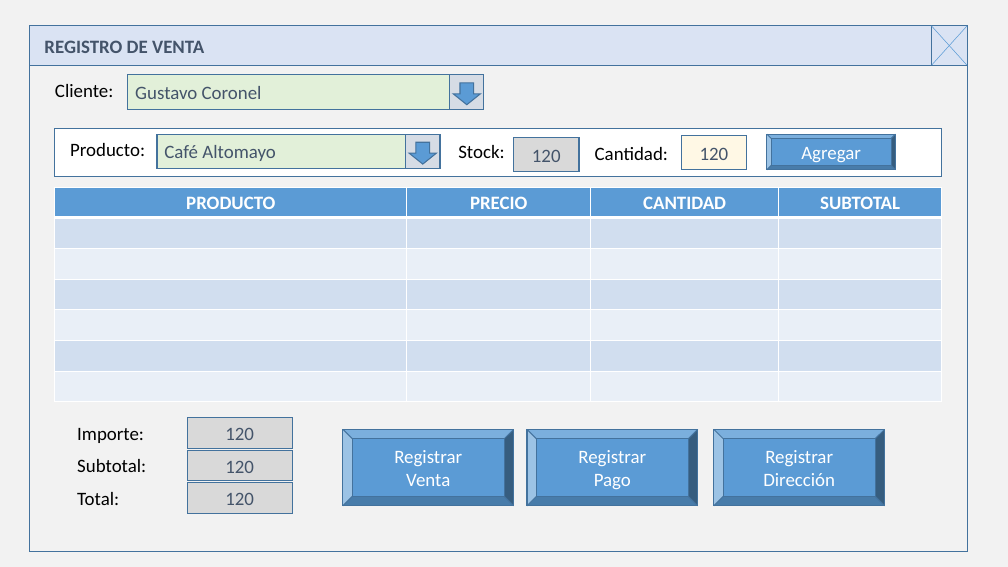
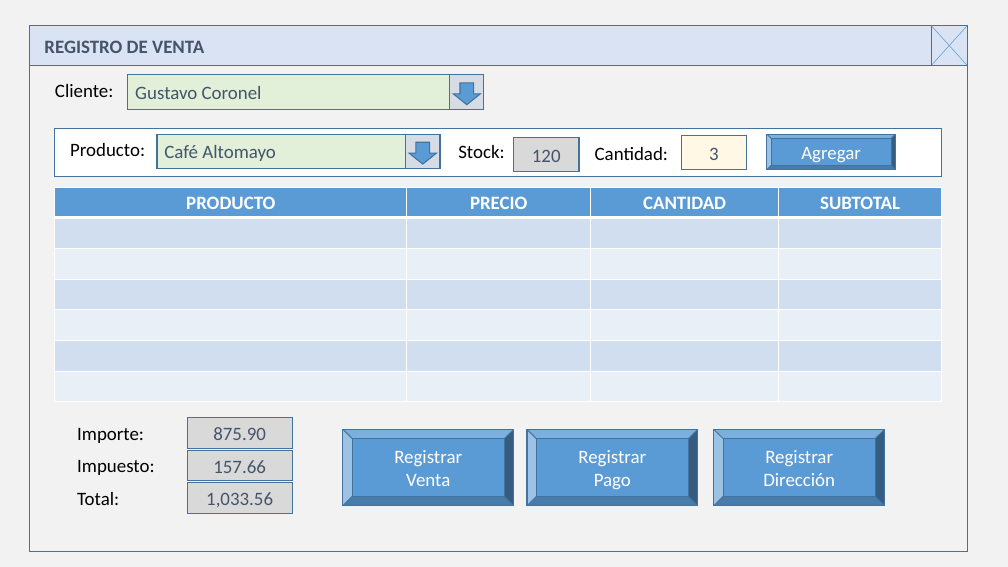
Before and after one commit to gcoronelc/UNI-EPIES-DAS-2023-2, a slide deck: slide 1 of Semana05/Caso02/Prototipos.pptx. Drawn at 1008x567 pixels with LibreOffice and Linux fonts; fonts in the diff are those of the drawing. Boxes give left, top, right and bottom in pixels: in the first picture for what was removed or moved away, otherwise in the second. Text is boxed around its words. In the diff, an @@ line names an element or a change of style, - is before the commit and + after.

```diff
--- a/Semana05/Caso02/Prototipos.pptx
+++ b/Semana05/Caso02/Prototipos.pptx
@@ text in rectangle at (709, 148, 719, 160): text changed @@
-120
+3
@@ text in rectangle at (213, 427, 266, 440): text changed @@
-120
+875.90
@@ text at (77, 460, 154, 475): text changed @@
-Subtotal:
+Impuesto:
@@ text in rectangle at (213, 460, 266, 473): text changed @@
-120
+157.66
@@ text in rectangle at (206, 492, 273, 507): text changed @@
-120
+1,033.56
```
Also in this commit, not shown: 1 other file.
